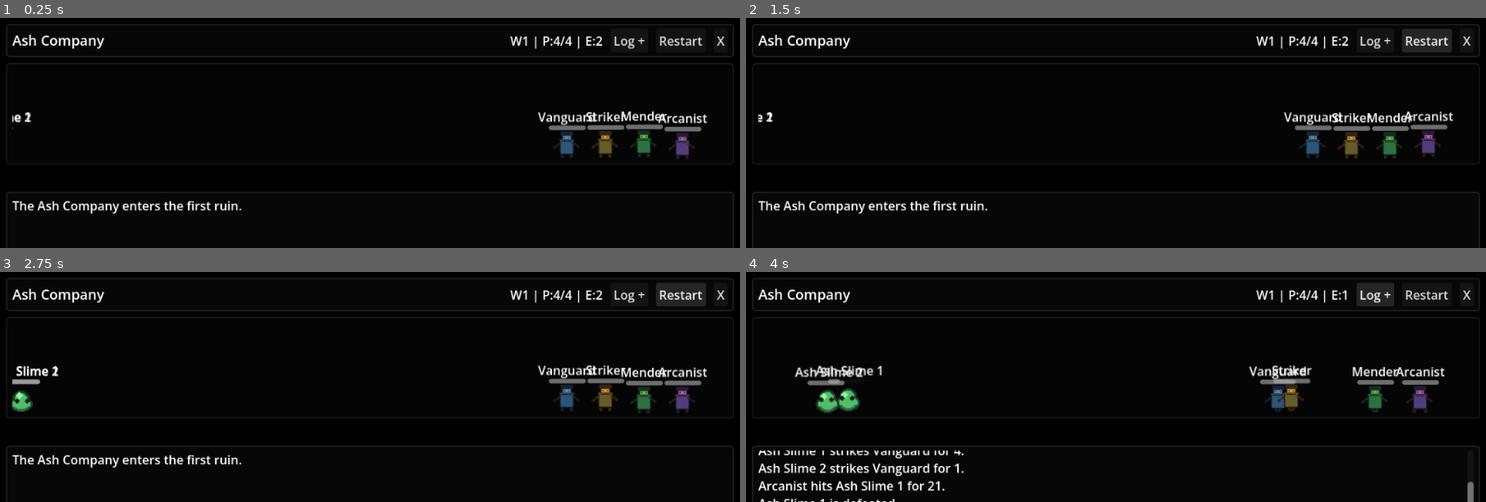
Above: before the commit, frames 1-4 (two rows, left to right).
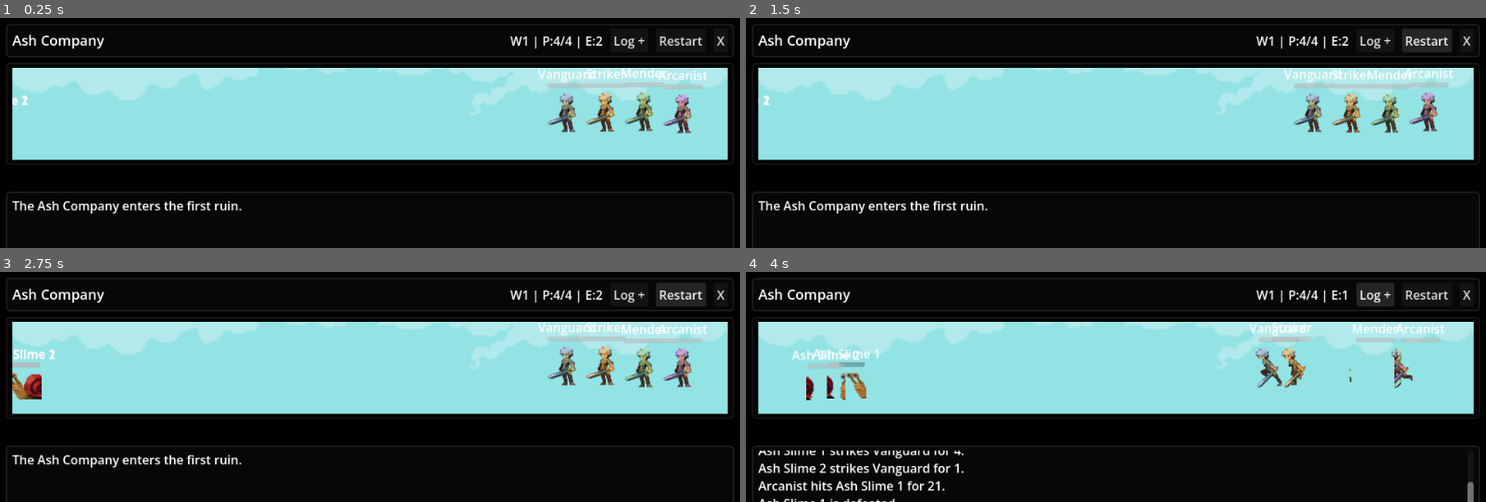
Above: after the commit, the same moments.

Repository: andrePfeiffer/ash-company
Game: Godot game, scene res://scenes/main.tscn
Two runs of this game, one before a commit and one after it. Both use one fixed random seed, a clock stepped at 60 frames per second and the inputs below.
Inputs:
- Up to frame 1 (0.25 s): no input
- Up to frame 2 (1.5 s): click "Restart" at 0.5 s; click "Restart" at 1.25 s
- Up to frame 3 (2.75 s): click "Restart" at 2 s
- Up to frame 4 (4 s): click "Log +" at 2.75 s; click "Log -" at 3.5 s

The runs differ from the first frame. In frame 1, 39% of the frame differs, in the area x 1-99%, y 21-62%; in frame 2, 39%; in frame 3, 39%; in frame 4, 39%.

Commit message:
Use editable stage sprites

Diff:
--- a/resources/actor_sprite_frames.tres
+++ b/resources/actor_sprite_frames.tres
@@ -1,73 +1,358 @@
-[gd_resource type="SpriteFrames" load_steps=7 format=3]
-
-[ext_resource type="Texture2D" path="res://assets/sprites/stage_spritesheet.png" id="1_sheet"]
-
-[sub_resource type="AtlasTexture" id="AtlasTexture_idle"]
-atlas = ExtResource("1_sheet")
-region = Rect2(0, 0, 32, 32)
-
-[sub_resource type="AtlasTexture" id="AtlasTexture_walk1"]
-atlas = ExtResource("1_sheet")
-region = Rect2(32, 0, 32, 32)
-
-[sub_resource type="AtlasTexture" id="AtlasTexture_walk2"]
-atlas = ExtResource("1_sheet")
-region = Rect2(64, 0, 32, 32)
-
-[sub_resource type="AtlasTexture" id="AtlasTexture_attack"]
-atlas = ExtResource("1_sheet")
-region = Rect2(96, 0, 32, 32)
-
-[sub_resource type="AtlasTexture" id="AtlasTexture_cast"]
-atlas = ExtResource("1_sheet")
-region = Rect2(128, 0, 32, 32)
-
-[sub_resource type="AtlasTexture" id="AtlasTexture_hurt"]
-atlas = ExtResource("1_sheet")
-region = Rect2(160, 0, 32, 32)
+[gd_resource type="SpriteFrames" load_steps=40 format=3]
+
+[ext_resource type="Texture2D" path="res://assets/art/exported/heroes/vanguard/idle.png" id="1_idle"]
+[ext_resource type="Texture2D" path="res://assets/art/exported/heroes/vanguard/walk.png" id="2_walk"]
+[ext_resource type="Texture2D" path="res://assets/art/exported/heroes/vanguard/attack.png" id="3_attack"]
+[ext_resource type="Texture2D" path="res://assets/art/exported/heroes/vanguard/hurt.png" id="4_hurt"]
+
+[sub_resource type="AtlasTexture" id="HeroIdle1"]
+atlas = ExtResource("1_idle")
+region = Rect2(0, 0, 64, 80)
+
+
+[sub_resource type="AtlasTexture" id="HeroIdle2"]
+atlas = ExtResource("1_idle")
+region = Rect2(64, 0, 64, 80)
+
+
+[sub_resource type="AtlasTexture" id="HeroIdle3"]
+atlas = ExtResource("1_idle")
+region = Rect2(128, 0, 64, 80)
+
+
+[sub_resource type="AtlasTexture" id="HeroIdle4"]
+atlas = ExtResource("1_idle")
+region = Rect2(192, 0, 64, 80)
+
+
+[sub_resource type="AtlasTexture" id="HeroWalk1"]
+atlas = ExtResource("2_walk")
+region = Rect2(0, 0, 64, 80)
+
+
+[sub_resource type="AtlasTexture" id="HeroWalk2"]
+atlas = ExtResource("2_walk")
+region = Rect2(64, 0, 64, 80)
+
+
+[sub_resource type="AtlasTexture" id="HeroWalk3"]
+atlas = ExtResource("2_walk")
+region = Rect2(128, 0, 64, 80)
+
+
+[sub_resource type="AtlasTexture" id="HeroWalk4"]
+atlas = ExtResource("2_walk")
+region = Rect2(192, 0, 64, 80)
+
+
+[sub_resource type="AtlasTexture" id="HeroWalk5"]
+atlas = ExtResource("2_walk")
+region = Rect2(256, 0, 64, 80)
+
+
+[sub_resource type="AtlasTexture" id="HeroWalk6"]
+atlas = ExtResource("2_walk")
+region = Rect2(320, 0, 64, 80)
+
+
+[sub_resource type="AtlasTexture" id="HeroWalk7"]
+atlas = ExtResource("2_walk")
+region = Rect2(384, 0, 64, 80)
+
+
+[sub_resource type="AtlasTexture" id="HeroWalk8"]
+atlas = ExtResource("2_walk")
+region = Rect2(448, 0, 64, 80)
+
+
+[sub_resource type="AtlasTexture" id="HeroWalk9"]
+atlas = ExtResource("2_walk")
+region = Rect2(512, 0, 64, 80)
+
+
+[sub_resource type="AtlasTexture" id="HeroWalk10"]
+atlas = ExtResource("2_walk")
+region = Rect2(576, 0, 64, 80)
+
+
+[sub_resource type="AtlasTexture" id="HeroAttack1"]
+atlas = ExtResource("3_attack")
+region = Rect2(0, 0, 64, 80)
+
+
+[sub_resource type="AtlasTexture" id="HeroAttack2"]
+atlas = ExtResource("3_attack")
+region = Rect2(64, 0, 64, 80)
+
+
+[sub_resource type="AtlasTexture" id="HeroAttack3"]
+atlas = ExtResource("3_attack")
+region = Rect2(128, 0, 64, 80)
+
+
+[sub_resource type="AtlasTexture" id="HeroAttack4"]
+atlas = ExtResource("3_attack")
+region = Rect2(192, 0, 64, 80)
+
+
+[sub_resource type="AtlasTexture" id="HeroAttack5"]
+atlas = ExtResource("3_attack")
+region = Rect2(256, 0, 64, 80)
+
+
+[sub_resource type="AtlasTexture" id="HeroAttack6"]
+atlas = ExtResource("3_attack")
+region = Rect2(320, 0, 64, 80)
+
+
+[sub_resource type="AtlasTexture" id="HeroAttack7"]
+atlas = ExtResource("3_attack")
+region = Rect2(384, 0, 64, 80)
+
+
+[sub_resource type="AtlasTexture" id="HeroAttack8"]
+atlas = ExtResource("3_attack")
+region = Rect2(448, 0, 64, 80)
+
+
+[sub_resource type="AtlasTexture" id="HeroAttack9"]
+atlas = ExtResource("3_attack")
+region = Rect2(512, 0, 64, 80)
+
+
+[sub_resource type="AtlasTexture" id="HeroAttack10"]
+atlas = ExtResource("3_attack")
+region = Rect2(576, 0, 64, 80)
+
+
+[sub_resource type="AtlasTexture" id="HeroAttack11"]
+atlas = ExtResource("3_attack")
+region = Rect2(640, 0, 64, 80)
+
+
+[sub_resource type="AtlasTexture" id="HeroAttack12"]
+atlas = ExtResource("3_attack")
+region = Rect2(704, 0, 64, 80)
+
+
+[sub_resource type="AtlasTexture" id="HeroHurt1"]
+atlas = ExtResource("4_hurt")
+region = Rect2(0, 0, 64, 64)
+
+
+[sub_resource type="AtlasTexture" id="HeroHurt2"]
+atlas = ExtResource("4_hurt")
+region = Rect2(64, 0, 64, 64)
+
+
+[sub_resource type="AtlasTexture" id="HeroHurt3"]
+atlas = ExtResource("4_hurt")
+region = Rect2(128, 0, 64, 64)
+
+
+[sub_resource type="AtlasTexture" id="HeroHurt4"]
+atlas = ExtResource("4_hurt")
+region = Rect2(192, 0, 64, 64)
+
+
+[sub_resource type="AtlasTexture" id="HeroHurt5"]
+atlas = ExtResource("4_hurt")
+region = Rect2(256, 0, 64, 64)
+
+
+[sub_resource type="AtlasTexture" id="HeroHurt6"]
+atlas = ExtResource("4_hurt")
+region = Rect2(320, 0, 64, 64)
+
+
+[sub_resource type="AtlasTexture" id="HeroHurt7"]
+atlas = ExtResource("4_hurt")
+region = Rect2(384, 0, 64, 64)
+
+
+[sub_resource type="AtlasTexture" id="HeroHurt8"]
+atlas = ExtResource("4_hurt")
+region = Rect2(448, 0, 64, 64)
+
+
+[sub_resource type="AtlasTexture" id="HeroHurt9"]
+atlas = ExtResource("4_hurt")
+region = Rect2(512, 0, 64, 64)
+
+
+[sub_resource type="AtlasTexture" id="HeroHurt10"]
+atlas = ExtResource("4_hurt")
+region = Rect2(576, 0, 64, 64)
+
 
 [resource]
 animations = [{
 "frames": [{
 "duration": 1.0,
-"texture": SubResource("AtlasTexture_idle")
+"texture": SubResource("HeroIdle1")
+}, {
+"duration": 1.0,
+"texture": SubResource("HeroIdle2")
+}, {
+"duration": 1.0,
+"texture": SubResource("HeroIdle3")
+}, {
+"duration": 1.0,
+"texture": SubResource("HeroIdle4")
 }],
 "loop": true,
 "name": &"idle",
-"speed": 4.0
-}, {
-"frames": [{
-"duration": 1.0,
-"texture": SubResource("AtlasTexture_walk1")
-}, {
-"duration": 1.0,
-"texture": SubResource("AtlasTexture_walk2")
+"speed": 6.0
+}, {
+"frames": [{
+"duration": 1.0,
+"texture": SubResource("HeroWalk1")
+}, {
+"duration": 1.0,
+"texture": SubResource("HeroWalk2")
+}, {
+"duration": 1.0,
+"texture": SubResource("HeroWalk3")
+}, {
+"duration": 1.0,
+"texture": SubResource("HeroWalk4")
+}, {
+"duration": 1.0,
+"texture": SubResource("HeroWalk5")
+}, {
+"duration": 1.0,
+"texture": SubResource("HeroWalk6")
+}, {
+"duration": 1.0,
+"texture": SubResource("HeroWalk7")
+}, {
+"duration": 1.0,
+"texture": SubResource("HeroWalk8")
+}, {
+"duration": 1.0,
+"texture": SubResource("HeroWalk9")
+}, {
+"duration": 1.0,
+"texture": SubResource("HeroWalk10")
 }],
 "loop": true,
 "name": &"walk",
-"speed": 6.0
-}, {
-"frames": [{
-"duration": 1.0,
-"texture": SubResource("AtlasTexture_attack")
+"speed": 10.0
+}, {
+"frames": [{
+"duration": 1.0,
+"texture": SubResource("HeroAttack1")
+}, {
+"duration": 1.0,
+"texture": SubResource("HeroAttack2")
+}, {
+"duration": 1.0,
+"texture": SubResource("HeroAttack3")
+}, {
+"duration": 1.0,
+"texture": SubResource("HeroAttack4")
+}, {
+"duration": 1.0,
+"texture": SubResource("HeroAttack5")
+}, {
+"duration": 1.0,
+"texture": SubResource("HeroAttack6")
+}, {
+"duration": 1.0,
+"texture": SubResource("HeroAttack7")
+}, {
+"duration": 1.0,
+"texture": SubResource("HeroAttack8")
+}, {
+"duration": 1.0,
+"texture": SubResource("HeroAttack9")
+}, {
+"duration": 1.0,
+"texture": SubResource("HeroAttack10")
+}, {
+"duration": 1.0,
+"texture": SubResource("HeroAttack11")
+}, {
+"duration": 1.0,
+"texture": SubResource("HeroAttack12")
 }],
 "loop": false,
 "name": &"attack",
-"speed": 8.0
-}, {
-"frames": [{
-"duration": 1.0,
-"texture": SubResource("AtlasTexture_cast")
+"speed": 16.0
+}, {
+"frames": [{
+"duration": 1.0,
+"texture": SubResource("HeroAttack1")
+}, {
+"duration": 1.0,
+"texture": SubResource("HeroAttack2")
+}, {
+"duration": 1.0,
+"texture": SubResource("HeroAttack3")
+}, {
+"duration": 1.0,
+"texture": SubResource("HeroAttack4")
+}, {
+"duration": 1.0,
+"texture": SubResource("HeroAttack5")
+}, {
+"duration": 1.0,
+"texture": SubResource("HeroAttack6")
+}, {
+"duration": 1.0,
+"texture": SubResource("HeroAttack7")
+}, {
+"duration": 1.0,
+"texture": SubResource("HeroAttack8")
+}, {
+"duration": 1.0,
+"texture": SubResource("HeroAttack9")
+}, {
+"duration": 1.0,
+"texture": SubResource("HeroAttack10")
+}, {
+"duration": 1.0,
+"texture": SubResource("HeroAttack11")
+}, {
+"duration": 1.0,
+"texture": SubResource("HeroAttack12")
 }],
 "loop": false,
 "name": &"cast",
-"speed": 8.0
-}, {
-"frames": [{
-"duration": 1.0,
-"texture": SubResource("AtlasTexture_hurt")
+"speed": 12.0
+}, {
+"frames": [{
+"duration": 1.0,
+"texture": SubResource("HeroHurt1")
+}, {
+"duration": 1.0,
+"texture": SubResource("HeroHurt2")
+}, {
+"duration": 1.0,
+"texture": SubResource("HeroHurt3")
+}, {
+"duration": 1.0,
+"texture": SubResource("HeroHurt4")
+}, {
+"duration": 1.0,
+"texture": SubResource("HeroHurt5")
+}, {
+"duration": 1.0,
+"texture": SubResource("HeroHurt6")
+}, {
+"duration": 1.0,
+"texture": SubResource("HeroHurt7")
+}, {
+"duration": 1.0,
+"texture": SubResource("HeroHurt8")
+}, {
+"duration": 1.0,
+"texture": SubResource("HeroHurt9")
+}, {
+"duration": 1.0,
+"texture": SubResource("HeroHurt10")
 }],
 "loop": false,
 "name": &"hurt",
-"speed": 8.0
+"speed": 14.0
 }]
--- a/resources/slime_sprite_frames.tres
+++ b/resources/slime_sprite_frames.tres
@@ -1,73 +1,308 @@
-[gd_resource type="SpriteFrames" load_steps=7 format=3]
-
-[ext_resource type="Texture2D" path="res://assets/sprites/stage_spritesheet.png" id="1_sheet"]
-
-[sub_resource type="AtlasTexture" id="AtlasTexture_slime_idle"]
-atlas = ExtResource("1_sheet")
-region = Rect2(0, 32, 32, 32)
-
-[sub_resource type="AtlasTexture" id="AtlasTexture_slime_walk1"]
-atlas = ExtResource("1_sheet")
-region = Rect2(32, 32, 32, 32)
-
-[sub_resource type="AtlasTexture" id="AtlasTexture_slime_walk2"]
-atlas = ExtResource("1_sheet")
-region = Rect2(64, 32, 32, 32)
-
-[sub_resource type="AtlasTexture" id="AtlasTexture_slime_attack"]
-atlas = ExtResource("1_sheet")
-region = Rect2(96, 32, 32, 32)
-
-[sub_resource type="AtlasTexture" id="AtlasTexture_slime_cast"]
-atlas = ExtResource("1_sheet")
-region = Rect2(128, 32, 32, 32)
-
-[sub_resource type="AtlasTexture" id="AtlasTexture_slime_hurt"]
-atlas = ExtResource("1_sheet")
-region = Rect2(160, 32, 32, 32)
+[gd_resource type="SpriteFrames" load_steps=26 format=3]
+
+[ext_resource type="Texture2D" path="res://assets/art/exported/enemies/ashling/walk.png" id="1_walk"]
+[ext_resource type="Texture2D" path="res://assets/art/exported/enemies/ashling/hurt.png" id="2_hurt"]
+
+[sub_resource type="AtlasTexture" id="AshlingWalk1"]
+atlas = ExtResource("1_walk")
+region = Rect2(0, 0, 32, 32)
+
+
+[sub_resource type="AtlasTexture" id="AshlingWalk2"]
+atlas = ExtResource("1_walk")
+region = Rect2(32, 0, 32, 32)
+
+
+[sub_resource type="AtlasTexture" id="AshlingWalk3"]
+atlas = ExtResource("1_walk")
+region = Rect2(64, 0, 32, 32)
+
+
+[sub_resource type="AtlasTexture" id="AshlingWalk4"]
+atlas = ExtResource("1_walk")
+region = Rect2(96, 0, 32, 32)
+
+
+[sub_resource type="AtlasTexture" id="AshlingWalk5"]
+atlas = ExtResource("1_walk")
+region = Rect2(128, 0, 32, 32)
+
+
+[sub_resource type="AtlasTexture" id="AshlingWalk6"]
+atlas = ExtResource("1_walk")
+region = Rect2(160, 0, 32, 32)
+
+
+[sub_resource type="AtlasTexture" id="AshlingWalk7"]
+atlas = ExtResource("1_walk")
+region = Rect2(192, 0, 32, 32)
+
+
+[sub_resource type="AtlasTexture" id="AshlingWalk8"]
+atlas = ExtResource("1_walk")
+region = Rect2(224, 0, 32, 32)
+
+
+[sub_resource type="AtlasTexture" id="AshlingWalk9"]
+atlas = ExtResource("1_walk")
+region = Rect2(256, 0, 32, 32)
+
+
+[sub_resource type="AtlasTexture" id="AshlingWalk10"]
+atlas = ExtResource("1_walk")
+region = Rect2(288, 0, 32, 32)
+
+
+[sub_resource type="AtlasTexture" id="AshlingWalk11"]
+atlas = ExtResource("1_walk")
+region = Rect2(320, 0, 32, 32)
+
+
+[sub_resource type="AtlasTexture" id="AshlingWalk12"]
+atlas = ExtResource("1_walk")
+region = Rect2(352, 0, 32, 32)
+
+
+[sub_resource type="AtlasTexture" id="AshlingHurt1"]
+atlas = ExtResource("2_hurt")
+region = Rect2(0, 0, 32, 32)
+
+
+[sub_resource type="AtlasTexture" id="AshlingHurt2"]
+atlas = ExtResource("2_hurt")
+region = Rect2(32, 0, 32, 32)
+
+
+[sub_resource type="AtlasTexture" id="AshlingHurt3"]
+atlas = ExtResource("2_hurt")
+region = Rect2(64, 0, 32, 32)
+
+
+[sub_resource type="AtlasTexture" id="AshlingHurt4"]
+atlas = ExtResource("2_hurt")
+region = Rect2(96, 0, 32, 32)
+
+
+[sub_resource type="AtlasTexture" id="AshlingHurt5"]
+atlas = ExtResource("2_hurt")
+region = Rect2(128, 0, 32, 32)
+
+
+[sub_resource type="AtlasTexture" id="AshlingHurt6"]
+atlas = ExtResource("2_hurt")
+region = Rect2(160, 0, 32, 32)
+
+
+[sub_resource type="AtlasTexture" id="AshlingHurt7"]
+atlas = ExtResource("2_hurt")
+region = Rect2(192, 0, 32, 32)
+
+
+[sub_resource type="AtlasTexture" id="AshlingHurt8"]
+atlas = ExtResource("2_hurt")
+region = Rect2(224, 0, 32, 32)
+
+
+[sub_resource type="AtlasTexture" id="AshlingHurt9"]
+atlas = ExtResource("2_hurt")
+region = Rect2(256, 0, 32, 32)
+
+
+[sub_resource type="AtlasTexture" id="AshlingHurt10"]
+atlas = ExtResource("2_hurt")
+region = Rect2(288, 0, 32, 32)
+
+
+[sub_resource type="AtlasTexture" id="AshlingHurt11"]
+atlas = ExtResource("2_hurt")
+region = Rect2(320, 0, 32, 32)
+
+
+[sub_resource type="AtlasTexture" id="AshlingHurt12"]
+atlas = ExtResource("2_hurt")
+region = Rect2(352, 0, 32, 32)
+
 
 [resource]
 animations = [{
 "frames": [{
 "duration": 1.0,
-"texture": SubResource("AtlasTexture_slime_idle")
+"texture": SubResource("AshlingWalk1")
+}, {
+"duration": 1.0,
+"texture": SubResource("AshlingWalk2")
+}, {
+"duration": 1.0,
+"texture": SubResource("AshlingWalk3")
+}, {
+"duration": 1.0,
+"texture": SubResource("AshlingWalk4")
 }],
 "loop": true,
 "name": &"idle",
-"speed": 4.0
-}, {
-"frames": [{
-"duration": 1.0,
-"texture": SubResource("AtlasTexture_slime_walk1")
-}, {
-"duration": 1.0,
-"texture": SubResource("AtlasTexture_slime_walk2")
+"speed": 5.0
+}, {
+"frames": [{
+"duration": 1.0,
+"texture": SubResource("AshlingWalk1")
+}, {
+"duration": 1.0,
+"texture": SubResource("AshlingWalk2")
+}, {
+"duration": 1.0,
+"texture": SubResource("AshlingWalk3")
+}, {
+"duration": 1.0,
+"texture": SubResource("AshlingWalk4")
+}, {
+"duration": 1.0,
+"texture": SubResource("AshlingWalk5")
+}, {
+"duration": 1.0,
+"texture": SubResource("AshlingWalk6")
+}, {
+"duration": 1.0,
+"texture": SubResource("AshlingWalk7")
+}, {
+"duration": 1.0,
+"texture": SubResource("AshlingWalk8")
+}, {
+"duration": 1.0,
+"texture": SubResource("AshlingWalk9")
+}, {
+"duration": 1.0,
+"texture": SubResource("AshlingWalk10")
+}, {
+"duration": 1.0,
+"texture": SubResource("AshlingWalk11")
+}, {
+"duration": 1.0,
+"texture": SubResource("AshlingWalk12")
 }],
 "loop": true,
 "name": &"walk",
-"speed": 6.0
-}, {
-"frames": [{
-"duration": 1.0,
-"texture": SubResource("AtlasTexture_slime_attack")
+"speed": 10.0
+}, {
+"frames": [{
+"duration": 1.0,
+"texture": SubResource("AshlingWalk1")
+}, {
+"duration": 1.0,
+"texture": SubResource("AshlingWalk2")
+}, {
+"duration": 1.0,
+"texture": SubResource("AshlingWalk3")
+}, {
+"duration": 1.0,
+"texture": SubResource("AshlingWalk4")
+}, {
+"duration": 1.0,
+"texture": SubResource("AshlingWalk5")
+}, {
+"duration": 1.0,
+"texture": SubResource("AshlingWalk6")
+}, {
+"duration": 1.0,
+"texture": SubResource("AshlingWalk7")
+}, {
+"duration": 1.0,
+"texture": SubResource("AshlingWalk8")
+}, {
+"duration": 1.0,
+"texture": SubResource("AshlingWalk9")
+}, {
+"duration": 1.0,
+"texture": SubResource("AshlingWalk10")
+}, {
+"duration": 1.0,
+"texture": SubResource("AshlingWalk11")
+}, {
+"duration": 1.0,
+"texture": SubResource("AshlingWalk12")
 }],
 "loop": false,
 "name": &"attack",
-"speed": 8.0
-}, {
-"frames": [{
-"duration": 1.0,
-"texture": SubResource("AtlasTexture_slime_cast")
+"speed": 14.0
+}, {
+"frames": [{
+"duration": 1.0,
+"texture": SubResource("AshlingWalk1")
+}, {
+"duration": 1.0,
+"texture": SubResource("AshlingWalk2")
+}, {
+"duration": 1.0,
+"texture": SubResource("AshlingWalk3")
+}, {
+"duration": 1.0,
+"texture": SubResource("AshlingWalk4")
+}, {
+"duration": 1.0,
+"texture": SubResource("AshlingWalk5")
+}, {
+"duration": 1.0,
+"texture": SubResource("AshlingWalk6")
+}, {
+"duration": 1.0,
+"texture": SubResource("AshlingWalk7")
+}, {
+"duration": 1.0,
+"texture": SubResource("AshlingWalk8")
+}, {
+"duration": 1.0,
+"texture": SubResource("AshlingWalk9")
+}, {
+"duration": 1.0,
+"texture": SubResource("AshlingWalk10")
+}, {
+"duration": 1.0,
+"texture": SubResource("AshlingWalk11")
+}, {
+"duration": 1.0,
+"texture": SubResource("AshlingWalk12")
 }],
 "loop": false,
 "name": &"cast",
-"speed": 8.0
-}, {
-"frames": [{
-"duration": 1.0,
-"texture": SubResource("AtlasTexture_slime_hurt")
+"speed": 10.0
+}, {
+"frames": [{
+"duration": 1.0,
+"texture": SubResource("AshlingHurt1")
+}, {
+"duration": 1.0,
+"texture": SubResource("AshlingHurt2")
+}, {
+"duration": 1.0,
+"texture": SubResource("AshlingHurt3")
+}, {
+"duration": 1.0,
+"texture": SubResource("AshlingHurt4")
+}, {
+"duration": 1.0,
+"texture": SubResource("AshlingHurt5")
+}, {
+"duration": 1.0,
+"texture": SubResource("AshlingHurt6")
+}, {
+"duration": 1.0,
+"texture": SubResource("AshlingHurt7")
+}, {
+"duration": 1.0,
+"texture": SubResource("AshlingHurt8")
+}, {
+"duration": 1.0,
+"texture": SubResource("AshlingHurt9")
+}, {
+"duration": 1.0,
+"texture": SubResource("AshlingHurt10")
+}, {
+"duration": 1.0,
+"texture": SubResource("AshlingHurt11")
+}, {
+"duration": 1.0,
+"texture": SubResource("AshlingHurt12")
 }],
 "loop": false,
 "name": &"hurt",
-"speed": 8.0
+"speed": 12.0
 }]
--- a/scenes/combat_stage.tscn
+++ b/scenes/combat_stage.tscn
@@ -1,6 +1,7 @@
-[gd_scene load_steps=2 format=3]
+[gd_scene load_steps=3 format=3]
 
 [ext_resource type="Script" path="res://scripts/ui/combat_stage.gd" id="1_script"]
+[ext_resource type="Texture2D" path="res://assets/art/exported/environment/forest-stage/background.png" id="2_background"]
 
 [node name="CombatStage" type="Control"]
 unique_name_in_owner = true
@@ -13,6 +14,18 @@
 clip_contents = true
 script = ExtResource("1_script")
 
+[node name="Background" type="TextureRect" parent="."]
+unique_name_in_owner = true
+layout_mode = 1
+anchors_preset = 15
+anchor_right = 1.0
+anchor_bottom = 1.0
+grow_horizontal = 2
+grow_vertical = 2
+mouse_filter = 2
+texture = ExtResource("2_background")
+stretch_mode = 6
+
 [node name="ActorsLayer" type="Node2D" parent="."]
 unique_name_in_owner = true
 
--- a/scenes/combatant_actor.tscn
+++ b/scenes/combatant_actor.tscn
@@ -8,25 +8,26 @@
 
 [node name="Sprite" type="AnimatedSprite2D" parent="."]
 unique_name_in_owner = true
+position = Vector2(0, -42)
 sprite_frames = ExtResource("2_frames")
 animation = &"idle"
 centered = true
-scale = Vector2(1.45, 1.45)
+scale = Vector2(1.05, 1.05)
 
 [node name="NameLabel" type="Label" parent="."]
 unique_name_in_owner = true
-offset_left = -40.0
-offset_top = -48.0
-offset_right = 40.0
-offset_bottom = -28.0
+offset_left = -44.0
+offset_top = -104.0
+offset_right = 44.0
+offset_bottom = -84.0
 text = "Actor"
 horizontal_alignment = 1
 vertical_alignment = 1
 
 [node name="HpBar" type="ProgressBar" parent="."]
 unique_name_in_owner = true
-offset_left = -24.0
-offset_top = -25.0
-offset_right = 24.0
-offset_bottom = -19.0
+offset_left = -26.0
+offset_top = -80.0
+offset_right = 26.0
+offset_bottom = -74.0
 show_percentage = false
--- a/scripts/ui/combatant_actor.gd
+++ b/scripts/ui/combatant_actor.gd
@@ -24,8 +24,13 @@
 const LEFT_ADVANCE_LIMIT := 210.0
 const ENEMY_SPAWN_X := -44.0
 
+const HERO_SPRITE_SCALE := Vector2(1.05, 1.05)
+const HERO_SPRITE_OFFSET := Vector2(0.0, -42.0)
+const ENEMY_SPRITE_SCALE := Vector2(1.6, 1.6)
+const ENEMY_SPRITE_OFFSET := Vector2(0.0, -25.0)
+
 const HERO_FRAMES: SpriteFrames = preload("res://resources/actor_sprite_frames.tres")
-const SLIME_FRAMES: SpriteFrames = preload("res://resources/slime_sprite_frames.tres")
+const ENEMY_FRAMES: SpriteFrames = preload("res://resources/slime_sprite_frames.tres")
 
 @onready var sprite: AnimatedSprite2D = %Sprite
 @onready var name_label: Label = %NameLabel
@@ -85,15 +90,49 @@
 	hp_bar.value = combatant.hp
 
 	# Swap the visual resource instead of tinting every enemy into a hero shape.
-	# Heroes use the humanoid placeholder; enemies use a classic first-level slime.
-	var desired_frames: SpriteFrames = SLIME_FRAMES if combatant.is_enemy else HERO_FRAMES
+	# Heroes use the first editable vanguard export; enemies use the first ashling export.
+	var desired_frames: SpriteFrames = ENEMY_FRAMES if combatant.is_enemy else HERO_FRAMES
 	if sprite.sprite_frames != desired_frames:
 		sprite.sprite_frames = desired_frames
 		play_animation("idle")
 
+	configure_visual_layout(combatant.is_enemy)
+
 	# The party walks from right to left, so heroes face left and enemies face right.
 	sprite.flip_h = not combatant.is_enemy
 	sprite.modulate = color_for_visual_key(combatant.visual_key)
+
+
+func configure_visual_layout(next_is_enemy: bool) -> void:
+	if next_is_enemy:
+		sprite.scale = ENEMY_SPRITE_SCALE
+		sprite.position = ENEMY_SPRITE_OFFSET
+		set_nameplate_layout(-44.0, -70.0, 44.0, -50.0, -24.0, -47.0, 24.0, -41.0)
+		return
+
+	sprite.scale = HERO_SPRITE_SCALE
+	sprite.position = HERO_SPRITE_OFFSET
+	set_nameplate_layout(-44.0, -104.0, 44.0, -84.0, -26.0, -80.0, 26.0, -74.0)
+
+
+func set_nameplate_layout(
+	label_left: float,
+	label_top: float,
+	label_right: float,
+	label_bottom: float,
+	bar_left: float,
+	bar_top: float,
+	bar_right: float,
+	bar_bottom: float
+) -> void:
+	name_label.offset_left = label_left
+	name_label.offset_top = label_top
+	name_label.offset_right = label_right
+	name_label.offset_bottom = label_bottom
+	hp_bar.offset_left = bar_left
+	hp_bar.offset_top = bar_top
+	hp_bar.offset_right = bar_right
+	hp_bar.offset_bottom = bar_bottom
 
 
 func set_home_position(next_home_position: Vector2) -> void:
@@ -196,12 +235,14 @@
 
 
 func get_hit_global_position() -> Vector2:
-	return global_position + Vector2(0, -28)
+	var y_offset := -30.0 if is_enemy else -58.0
+	return global_position + Vector2(0, y_offset)
 
 
 func get_projectile_spawn_global_position() -> Vector2:
-	var x_offset := 16.0 if is_enemy else -16.0
-	return global_position + Vector2(x_offset, -20)
+	var x_offset := 18.0 if is_enemy else -24.0
+	var y_offset := -24.0 if is_enemy else -52.0
+	return global_position + Vector2(x_offset, y_offset)
 
 
 func process_idle(delta: float) -> void:
@@ -337,16 +378,16 @@
 func color_for_visual_key(visual_key: String) -> Color:
 	match visual_key:
 		"vanguard":
-			return Color(0.45, 0.75, 1.0, 1.0)
+			return Color(0.78, 0.9, 1.0, 1.0)
 		"striker":
-			return Color(1.0, 0.82, 0.35, 1.0)
+			return Color(1.0, 0.92, 0.68, 1.0)
 		"mender":
-			return Color(0.45, 1.0, 0.55, 1.0)
+			return Color(0.78, 1.0, 0.82, 1.0)
 		"arcanist":
-			return Color(0.78, 0.55, 1.0, 1.0)
+			return Color(0.9, 0.78, 1.0, 1.0)
 		"slime":
-			return Color(1.0, 1.0, 1.0, 1.0)
+			return Color(0.82, 0.82, 0.82, 1.0)
 		"ashling":
-			return Color(1.0, 0.35, 0.3, 1.0)
+			return Color(0.82, 0.78, 0.72, 1.0)
 		_:
 			return Color.WHITE
Binary file added: assets/art/exported/enemies/ashling/hurt.png
Not shown, added: assets/art/exported/enemies/ashling/hurt.png.import
Binary file added: assets/art/exported/enemies/ashling/walk.png
Not shown, added: assets/art/exported/enemies/ashling/walk.png.import
Binary file added: assets/art/exported/environment/forest-stage/background.png
Not shown, added: assets/art/exported/environment/forest-stage/background.png.import
Binary file added: assets/art/exported/heroes/vanguard/attack.png
Not shown, added: assets/art/exported/heroes/vanguard/attack.png.import
Binary file added: assets/art/exported/heroes/vanguard/hurt.png
Not shown, added: assets/art/exported/heroes/vanguard/hurt.png.import
Binary file added: assets/art/exported/heroes/vanguard/idle.png
Not shown, added: assets/art/exported/heroes/vanguard/idle.png.import
(and 9 more such lines)
